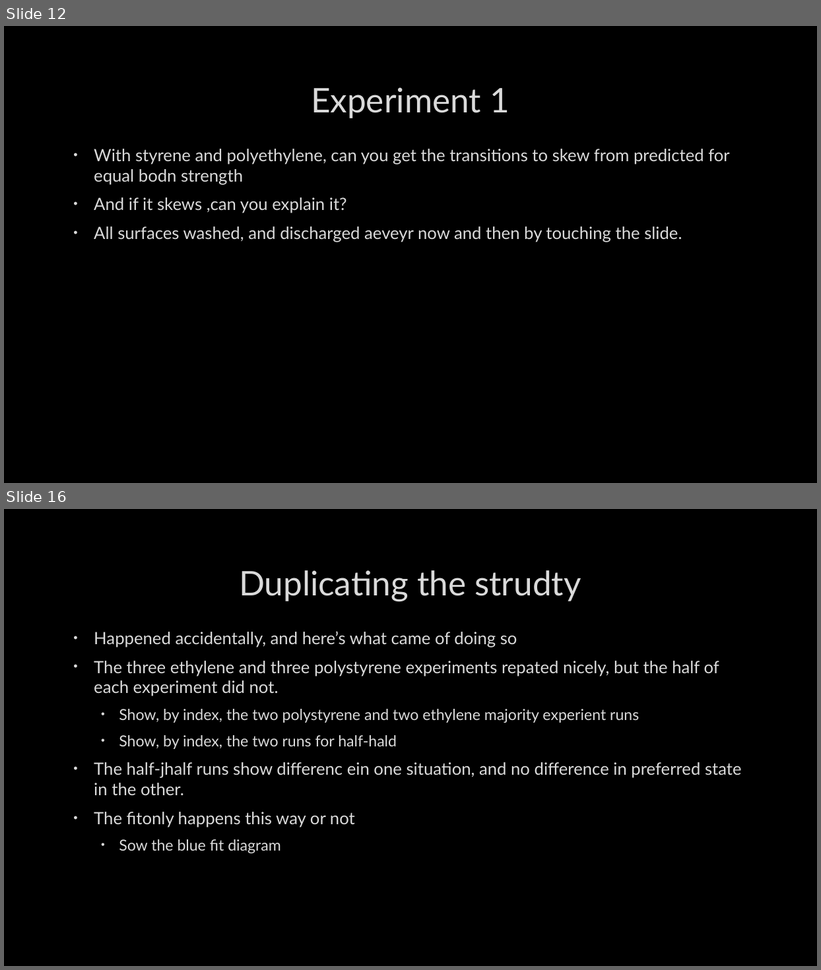
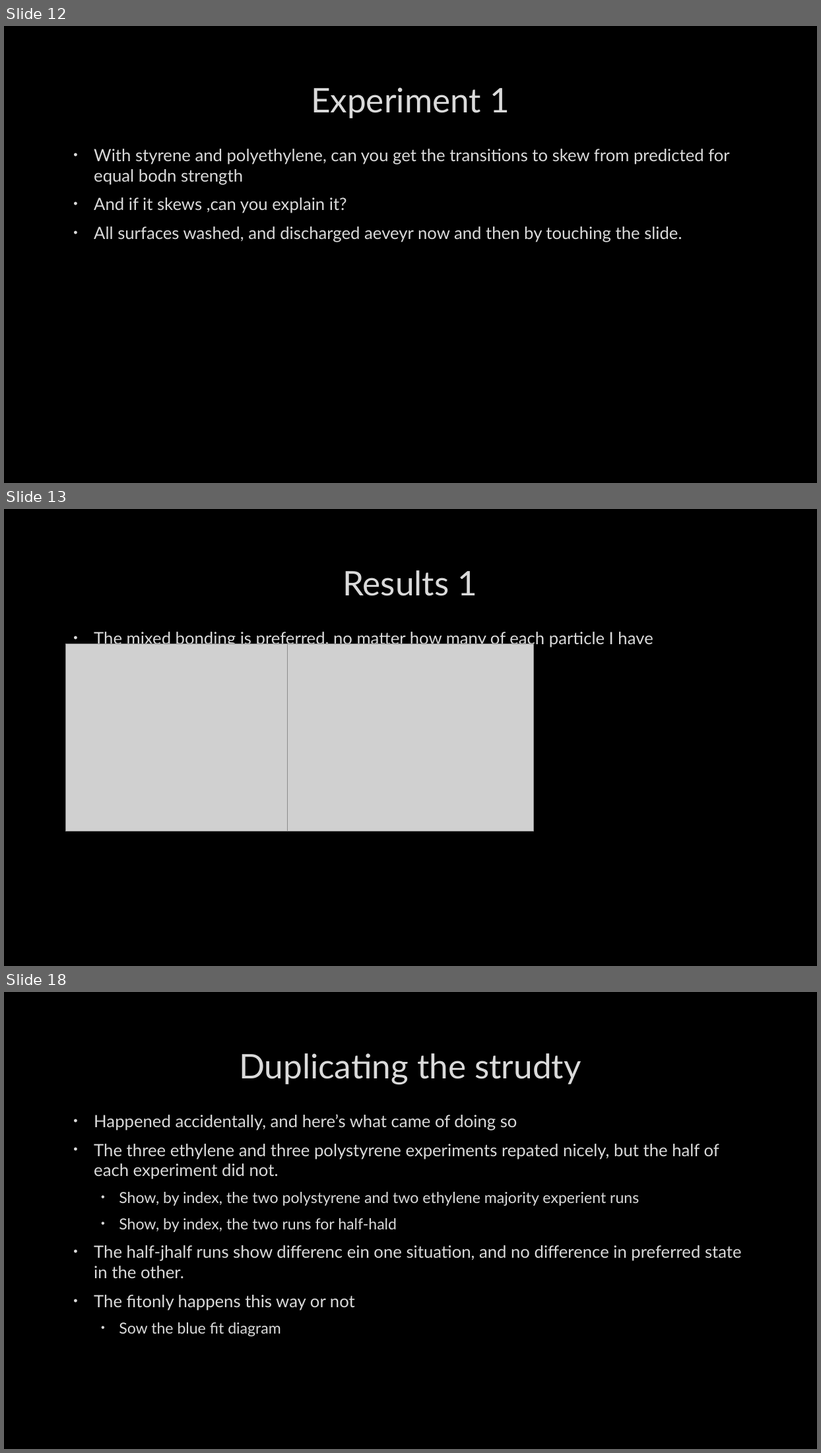
Before and after one commit to TchakamauRa/Soft-Matter, a slide deck: Backup copy.pptx. Shown one above the other, each under a label of ours: slides 12 and 16 before the commit, slides 12, 13 and 18 after it; the slides between them are not shown. The pictures are 821x970 and 821x1453 pixels, drawn with LibreOffice and Linux fonts; fonts in the diff are those of the drawing; grey boxes stand for pictures; background and template pictures are left out. Boxes give left, top, right and bottom in pixels: in the first picture for what was removed or moved away, otherwise in the second. Text is boxed around its words. In the diff, an @@ line names an element or a change of style, - is before the commit and + after.

```diff
--- a/Backup copy.pptx
+++ b/Backup copy.pptx
@@ slide 13 added at [4,509,817,966], background picture (left out) @@
@@ title added at [343,570,478,596], 40 pt, text #DADADA @@
+Results 1
@@ picture added at [65,644,312,832] @@
@@ text added at [94,632,653,648], 20 pt, text #DADADA @@
+• The mixed bonding is preferred, no matter how many of each particle I have
@@ picture added at [288,644,533,832] @@
@@ what was slide 16 is now slide 18 @@
```
Also in this commit, not shown: 2 slides changed, 5 other slides added, 5 other files.
